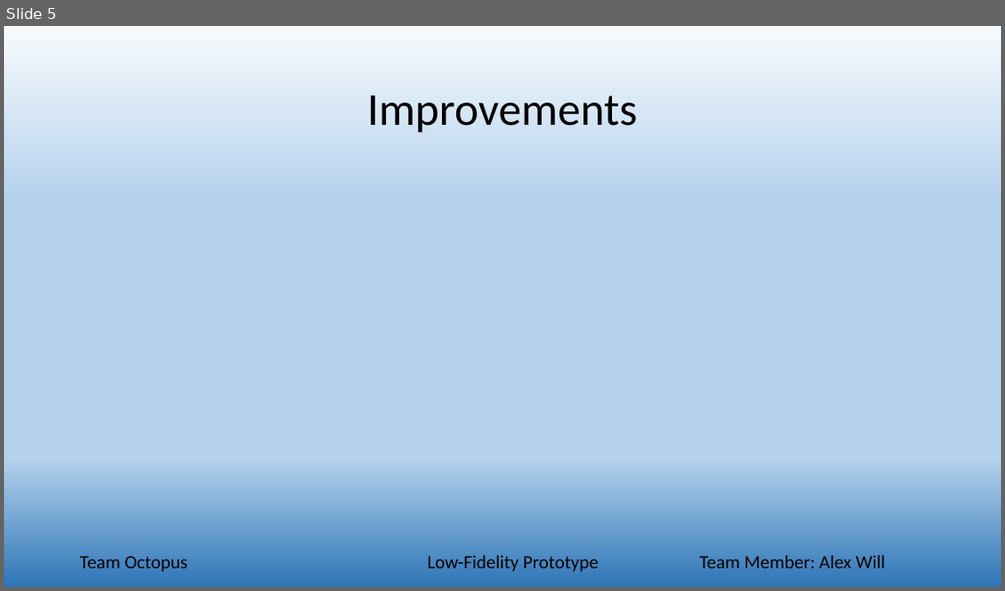
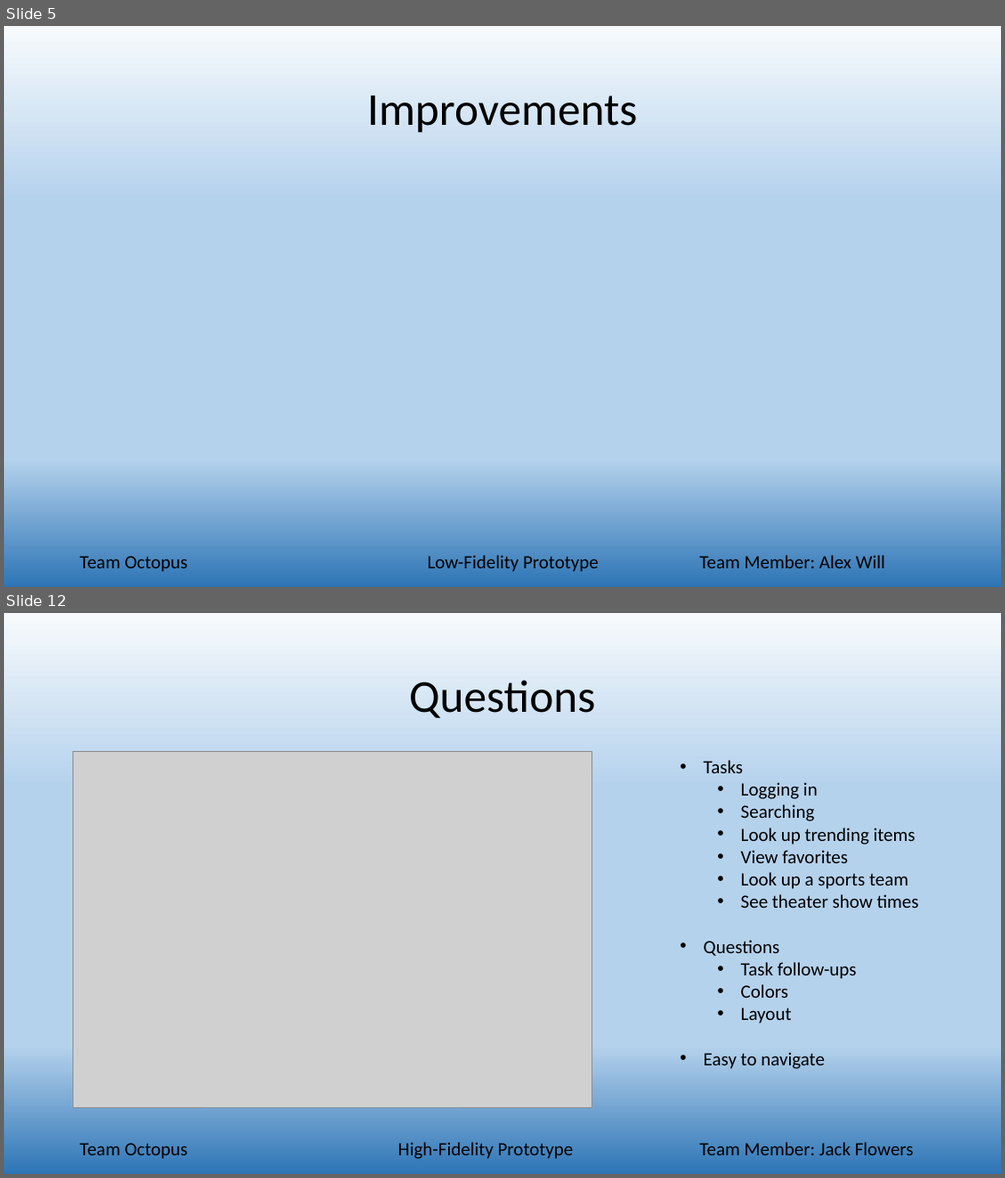
Before and after one commit to alwill/SchoolProjects, a slide deck: TeamOctopus/phase6/team_Octopus_Presentation.pptx. Shown one above the other, each under a label of ours: slide 5 before the commit, slides 5 and 12 after it; the slides between them are not shown. The pictures are 1005x591 and 1005x1178 pixels, drawn with LibreOffice and Linux fonts; fonts in the diff are those of the drawing; grey boxes stand for pictures. Boxes give left, top, right and bottom in pixels: in the first picture for what was removed or moved away, otherwise in the second. Text is boxed around its words. In the diff, an @@ line names an element or a change of style, - is before the commit and + after.

Commit message:
Added work models and high prototype. Plus pictures.

```diff
--- a/TeamOctopus/phase6/team_Octopus_Presentation.pptx
+++ b/TeamOctopus/phase6/team_Octopus_Presentation.pptx
@@ slide 12 added at <box>4,613,1001,1174</box>, background gradient #F7FAFD to #B5D2EC to #2E75B6 @@
@@ title added at <box>409,680,595,718</box>, 44 pt, text #000000 @@
+Questions
@@ picture added at <box>73,751,592,1107</box> @@
@@ text added at <box>704,760,919,1069</box>, 18 pt, text #000000 @@
+• Tasks
+  • Logging in
+  • Searching
+  • Look up trending items
+  • View favorites
+  • Look up a sports team
+  • See theater show times
+• Questions
+  • Task follow-ups
+  • Colors
+  • Layout
+• Easy to navigate
@@ text added at <box>80,1143,188,1159</box>, 18 pt, text #000000 @@
+Team Octopus
@@ text added at <box>398,1142,574,1159</box>, 18 pt, text #000000 @@
+High-Fidelity Prototype
@@ text added at <box>699,1142,914,1155</box>, 18 pt, text #000000 @@
+Team Member: Jack Flowers
```
Also in this commit, not shown: 8 other slides added, 5 other files.
